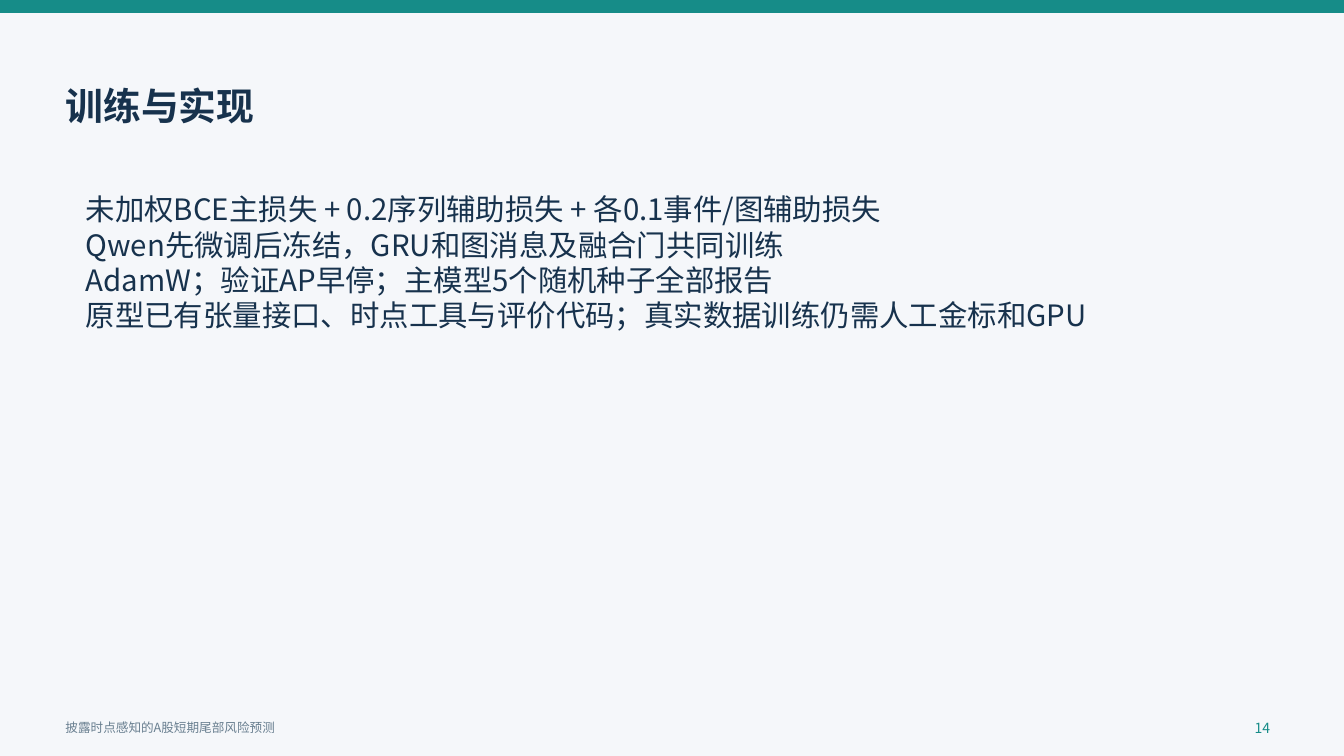
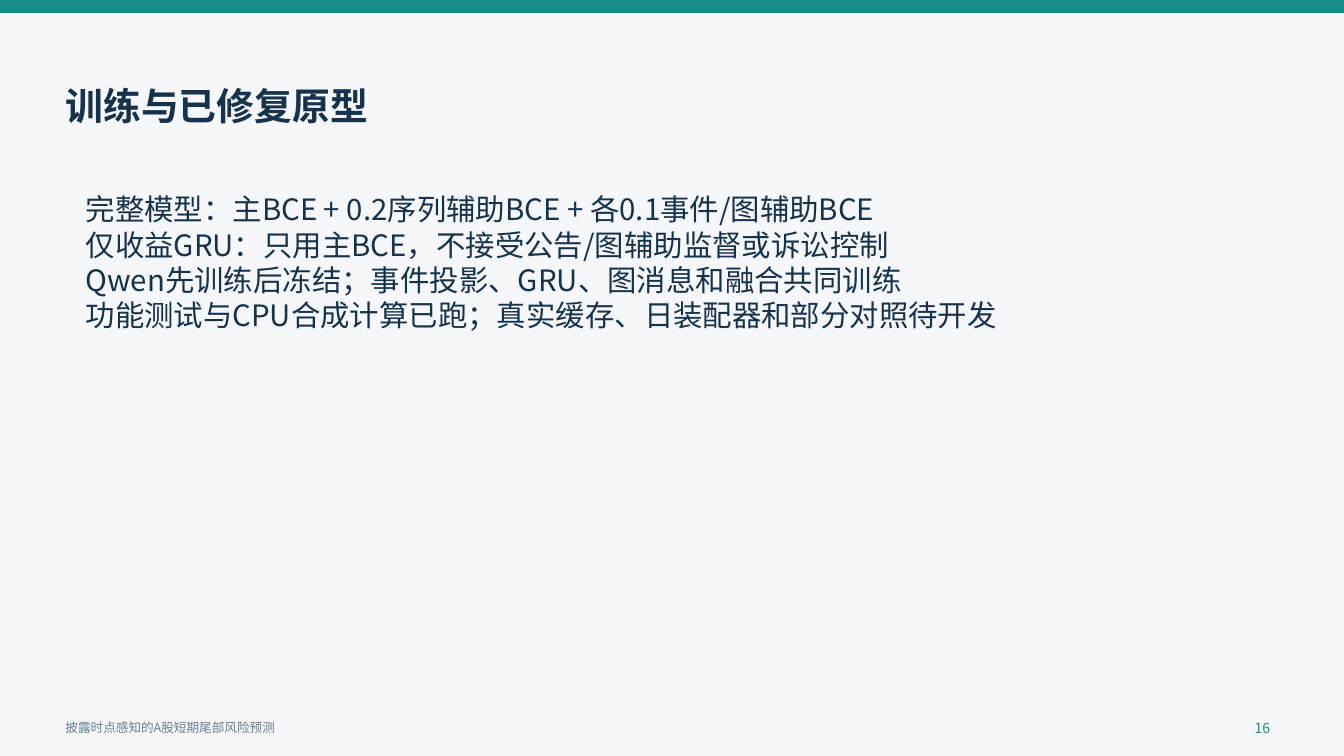
Before and after one commit to QiuKunYuan/llm-event-tail-risk-, a slide deck: slide 16 of docs/开题报告/开题答辩汇报.pptx (slide 14 before the commit). Drawn at 1344x756 pixels with LibreOffice and Linux fonts; fonts in the diff are those of the drawing. Boxes give left, top, right and bottom in pixels: in the first picture for what was removed or moved away, otherwise in the second. Text is boxed around its words. In the diff, an @@ line names an element or a change of style, - is before the commit and + after.

```diff
--- a/docs/开题报告/开题答辩汇报.pptx
+++ b/docs/开题报告/开题答辩汇报.pptx
@@ text at [65, 87, 367, 124]: text changed @@
-训练与实现
+训练与已修复原型
@@ text at [86, 195, 997, 331]: text changed @@
-未加权BCE主损失 + 0.2序列辅助损失 + 各0.1事件/图辅助损失
-Qwen先微调后冻结，GRU和图消息及融合门共同训练
-AdamW；验证AP早停；主模型5个随机种子全部报告
-原型已有张量接口、时点工具与评价代码；真实数据训练仍需人工金标和GPU
+完整模型：主BCE + 0.2序列辅助BCE + 各0.1事件/图辅助BCE
+仅收益GRU：只用主BCE，不接受公告/图辅助监督或诉讼控制
+Qwen先训练后冻结；事件投影、GRU、图消息和融合共同训练
+功能测试与CPU合成计算已跑；真实缓存、日装配器和部分对照待开发
@@ text at [1255, 722, 1271, 733]: text changed @@
-14
+16
```
Also in this commit, not shown: 19 other slides changed, 4 slides added, 36 other files.
